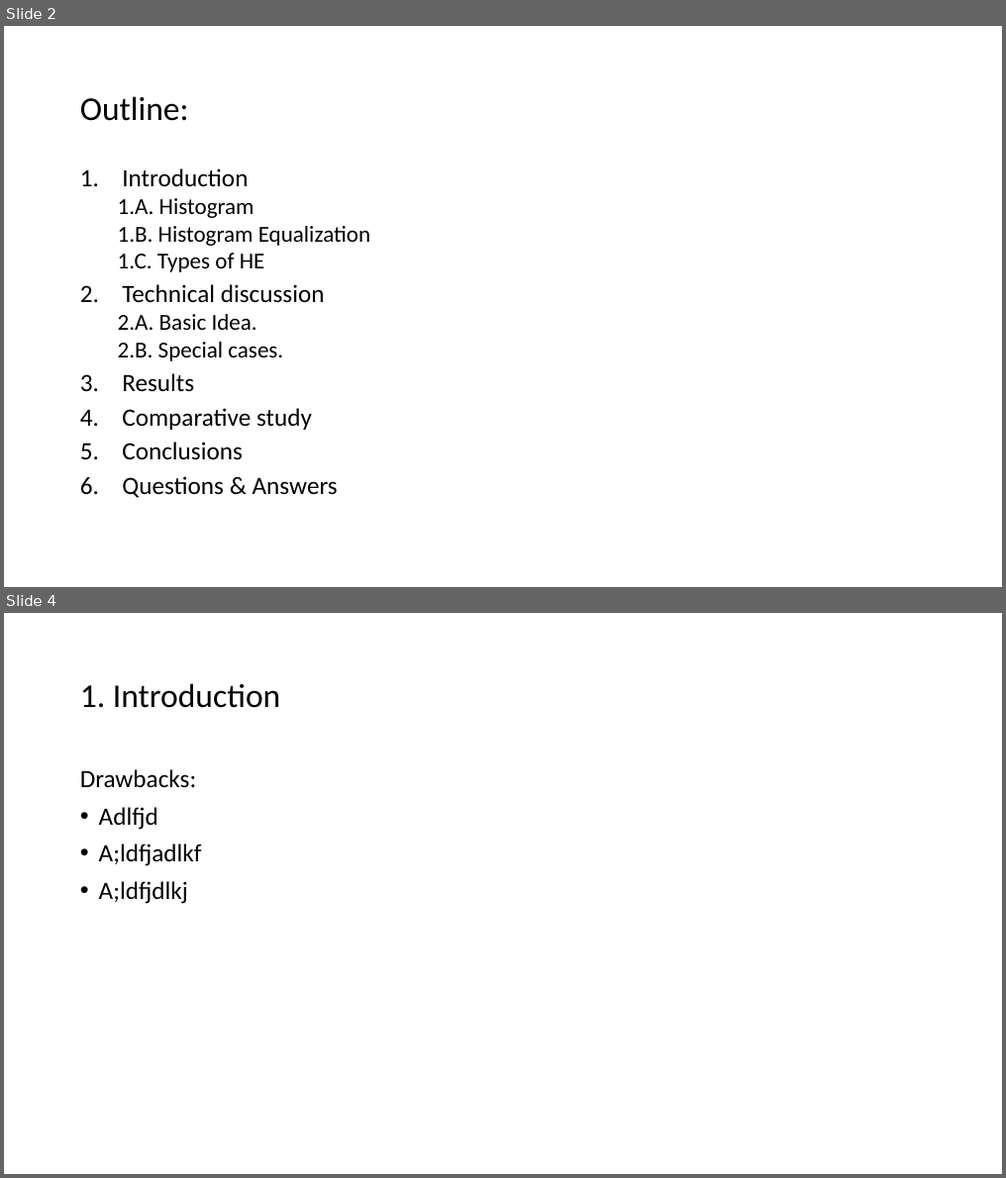
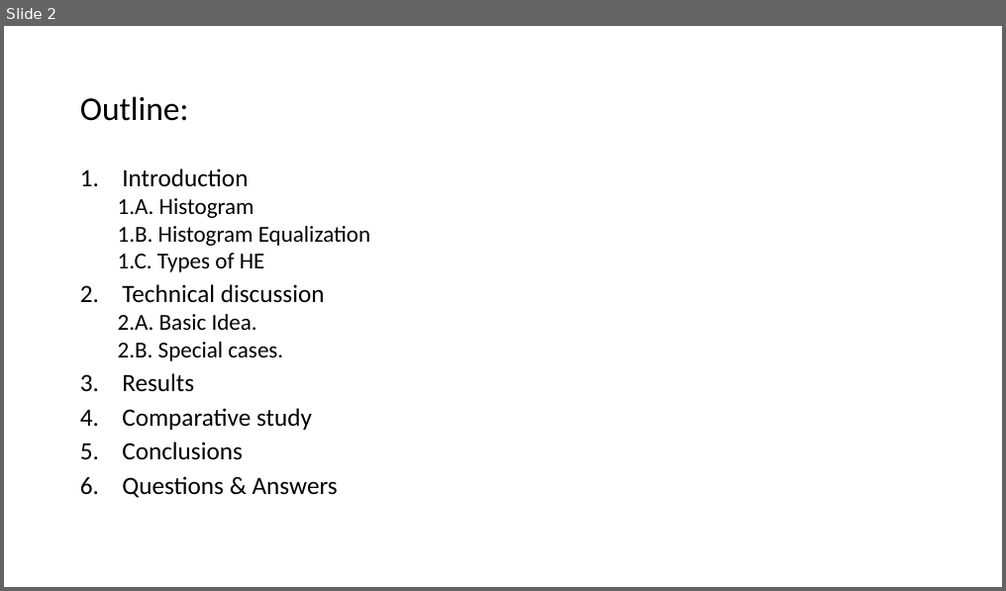
Before and after one commit to lohith921/DIP, a slide deck: Project/Presentation.pptx. Shown one above the other, each under a label of ours: slides 2 and 4 before the commit, slide 2 after it; the slides between them are not shown. The pictures are 1006x1178 and 1006x591 pixels, drawn with LibreOffice and Linux fonts; fonts in the diff are those of the drawing. Boxes give left, top, right and bottom in pixels: in the first picture for what was removed or moved away, otherwise in the second. Text is boxed around its words. In the diff, an @@ line names an element or a change of style, - is before the commit and + after.

Commit message:
Introduction

```diff
--- a/Project/Presentation.pptx
+++ b/Project/Presentation.pptx
@@ slide 4 removed at (4,613,1002,1174), background #FFFFFF @@
@@ title removed at (80,683,280,708) @@
-1. Introduction
@@ text removed at (80,769,202,904) @@
-Drawbacks:
-• Adlfjd
-• A;ldfjadlkf
-• A;ldfjdlkj
```
Also in this commit, not shown: 2 slides changed, 1 slide added.
